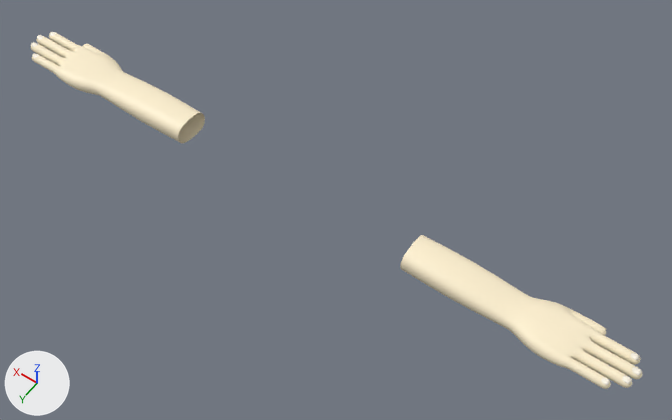
A saved change to the FBX model Assets/Graphics/Models/Hands/Hands_014.fbx.
Rendered twice from a camera (50 mm lens) standing at (-1.6, 1.95, 3.04) and looking at (-0.18, -0.03, -0.08). Lighting does not change. The marker at lower left points along +X, +Y and +Z.

The scene before the commit, as lines of its bpy script (objects in view):
```python
me_cylinder_001 = bpy.data.meshes.new('Cylinder.001')
me_cylinder_001.from_pydata(...)  # 5454 vertices, 5420 faces; spans x -1.57..1.57, y -0.13..0.13, z -0.08..0.05
# faces by material slot: [5000, 420]
me_cylinder_001.materials.append(mat_skin)  # beige #fff1d0
me_cylinder_001.materials.append(mat_nails)  # white #fff7e7
ob_cylinder = bpy.data.objects.new('Cylinder', me_cylinder_001)
ob_cylinder.location = (0.0, 0.0, 0.0)
```
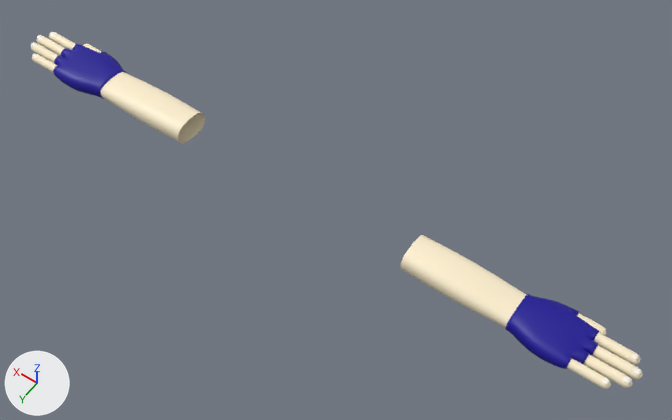
What differs and where, as boxes (x1, y1, x2, y2) in the pictures (672 x 420 px):
'Cylinder.001', added (blue): after (53, 44, 599, 369)

What changed in the scene script:
```text
Add mat_material:
    mat_material = principled_material('Material')
    mat_material.base_color = (0.00512, 0.0, 0.302)  # blue #100095
Add me_cylinder_003:
    me_cylinder_003.from_pydata(...)  # 1616 vertices, 1512 faces; spans x -1.38..1.38, y -0.14..0.14, z -0.08..0.04
    me_cylinder_003.materials.append(mat_material)  # blue #100095
Add ob_cylinder_001:
    ob_cylinder_001 = bpy.data.objects.new('Cylinder.001', me_cylinder_003)
    ob_cylinder_001.location = (0.0, 0.0, 0.0)
```
